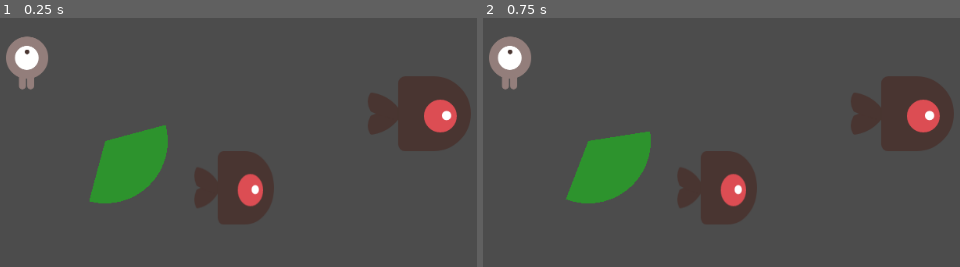
Above: before the commit, frames 1-2 (left to right).
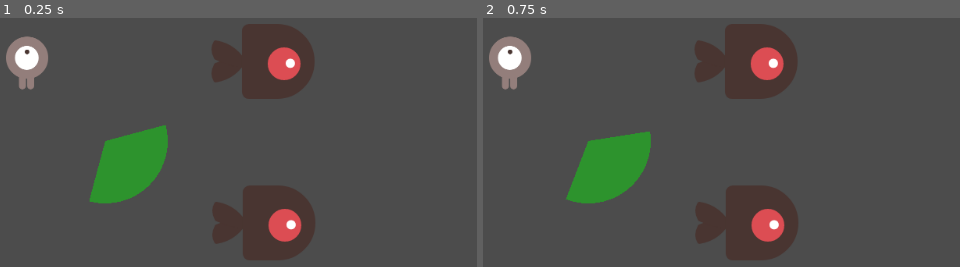
Above: after the commit, the same moments.

Repository: chanseulkim/prgame
Game: Godot game, scene res://world.tscn
The game is run twice, just before and just after one commit, with the same random seed, the same clock (stepped at 60 frames per second) and the same inputs.
Inputs (mouse positions are in pixels of both pictures, inside the frame that each line leads up to):
- Up to frame 1 (0.25 s): no input
- Up to frame 2 (0.75 s): tap Enter at 0.5 s; move the mouse to (outside the picture) at 0.52 s; hold Right (ui_right) from 0.53 s (still down); hold K from 0.53 s (still down); click (outside the picture) at 0.67 s

The runs differ from the first frame. In frame 1, 16% of the frame differs, in the area x 40-99%, y 2-98%; in frame 2, 16%.

Commit message:
input용 함수 추가

Diff:
--- a/Player.gd
+++ b/Player.gd
@@ -14,11 +14,9 @@
 
 # * Pakcet format
 # * user_id;command;action;delta-time;
-
 var myindex
 var this
 var keepalive_thread
-
 func _parse_msg(msg):
 	if len(msg) <= 0:
 		return
@@ -133,7 +131,8 @@
 	name = my_id
 	screen_size = get_viewport_rect().size
 	myindex = get_index()
-	this = get_child(myindex)
+	this = self#get_child(myindex)
+
 	keepalive_thread = Thread.new()
 	keepalive_thread.start(self, "_keepalive_loop")
 
@@ -147,8 +146,6 @@
 		pass
 	keepalive_thread.wait_to_finish()
 	pass
-
-
 
 const RED = Color(1.0, 0, 0, 0.4)
 const GREEN = Color(0, 1.0, 0, 0.4)
@@ -176,50 +173,15 @@
 			angle_from += 3
 			angle_to += 3
 		last_mouse_pos= event.position
-
-
-#	angle_from += rotation_angle
-#	angle_to += rotation_angle
+	else :
+		print("unknown")
+
 	# We only wrap angles when both of them are bigger than 360.
 	if angle_from > 360 and angle_to > 360:
 		angle_from = wrapf(angle_from, 0, 360)
 		angle_to = wrapf(angle_to, 0, 360)
+#	print("Viewport Resolution is: ", get_viewport_rect().size)
 	update()
-#	print("Viewport Resolution is: ", get_viewport_rect().size)
-
-func _draw():
-	draw_circle_arc_poly(Vector2(position.x, position.y), radius, angle_from, angle_to, color)
-	#draw_circle_arc(Vector2(position.x, position.y), radius, angle_from, angle_to, color)
-
-func draw_circle_arc_poly(center, radius, angle_from, angle_to, color):
-	var nb_points = 32
-	var points_arc = PoolVector2Array()
-	points_arc.push_back(center)
-	var colors = PoolColorArray([color])
-
-	for i in range(nb_points + 1):
-		var angle_point = deg2rad(angle_from + i * (angle_to - angle_from) / nb_points - 90)
-		points_arc.push_back(center + Vector2(cos(angle_point), sin(angle_point)) * radius)
-	draw_polygon(points_arc, colors)
-
-func draw_circle_arc(center, radius, angle_from, angle_to, color):
-	var nb_points = 32
-	var points_arc = PoolVector2Array()
-	for i in range(nb_points + 1):
-		var angle_point = deg2rad(angle_from + i * (angle_to-angle_from) / nb_points - 90)
-		points_arc.push_back(center + Vector2(cos(angle_point), sin(angle_point)) * radius)
-
-	for index_point in range(nb_points):
-		draw_line(points_arc[index_point], points_arc[index_point + 1], color)
-
-# Called every frame. 'delta' is the elapsed time since the previous frame.
-func _process(delta):
-
-	if this == null:
-		return
-	if udp_sock.get_available_packet_count() > 0:
-		var recved_msg = udp_sock.get_packet().get_string_from_ascii()
-		_process_msg(recved_msg)
 
 	var msg_tosend = ""
 	var velocity = Vector2()  # The player's movement vector.
@@ -235,8 +197,62 @@
 	if Input.is_action_pressed("ui_up"):
 		msg_tosend = "move;ui_up;"
 		velocity.y -= 1
-	if Input.is_key_pressed(KEY_K):
-		msg_tosend = "key;pressed_K;"
+
+	if msg_tosend.length() > 0 :
+		if this == null :
+			return
+		msg_tosend += String(get_process_delta_time()) + ";" + String(speed) + ";" + str(this.position) + ";"
+		var pac = my_id + ";" + msg_tosend + "m;"
+		udp_sock.put_packet(pac.to_ascii())
+
+func _draw():
+	draw_circle_arc_poly(Vector2(position.x, position.y), radius, angle_from, angle_to, color)
+	#draw_circle_arc(Vector2(position.x, position.y), radius, angle_from, angle_to, color)
+
+func draw_circle_arc_poly(center, radius, angle_from, angle_to, color):
+	var nb_points = 32
+	var points_arc = PoolVector2Array()
+	points_arc.push_back(center)
+	var colors = PoolColorArray([color])
+
+	for i in range(nb_points + 1):
+		var angle_point = deg2rad(angle_from + i * (angle_to - angle_from) / nb_points - 90)
+		points_arc.push_back(center + Vector2(cos(angle_point), sin(angle_point)) * radius)
+	draw_polygon(points_arc, colors)
+
+func draw_circle_arc(center, radius, angle_from, angle_to, color):
+	var nb_points = 32
+	var points_arc = PoolVector2Array()
+	for i in range(nb_points + 1):
+		var angle_point = deg2rad(angle_from + i * (angle_to-angle_from) / nb_points - 90)
+		points_arc.push_back(center + Vector2(cos(angle_point), sin(angle_point)) * radius)
+
+	for index_point in range(nb_points):
+		draw_line(points_arc[index_point], points_arc[index_point + 1], color)
+
+# Called every frame. 'delta' is the elapsed time since the previous frame.
+func _process(delta):
+
+	if this == null:
+		return
+	if udp_sock.get_available_packet_count() > 0:
+		var recved_msg = udp_sock.get_packet().get_string_from_ascii()
+		_process_msg(recved_msg)
+
+	var msg_tosend = ""
+	var velocity = Vector2()  # The player's movement vector.
+	if Input.is_action_pressed("ui_right"):
+		msg_tosend = "move;ui_right;"
+		velocity.x += 1
+	if Input.is_action_pressed("ui_left"):
+		msg_tosend = "move;ui_left;"
+		velocity.x -= 1
+	if Input.is_action_pressed("ui_down"):
+		msg_tosend = "move;ui_down;"
+		velocity.y += 1
+	if Input.is_action_pressed("ui_up"):
+		msg_tosend = "move;ui_up;"
+		velocity.y -= 1
 
 	if velocity.length() > 0:
 		velocity = velocity.normalized() * speed
--- a/world.tscn
+++ b/world.tscn
@@ -7,10 +7,9 @@
 script = ExtResource( 2 )
 
 [node name="enemySwimming_1" type="Sprite" parent="."]
-position = Vector2( 365, 260 )
-scale = Vector2( 0.772727, 0.979167 )
+position = Vector2( 402, 98 )
 texture = ExtResource( 1 )
 
 [node name="enemySwimming_2" type="Sprite" parent="."]
-position = Vector2( 602, 165 )
+position = Vector2( 403, 305 )
 texture = ExtResource( 1 )
Not shown, added: .gitignore
